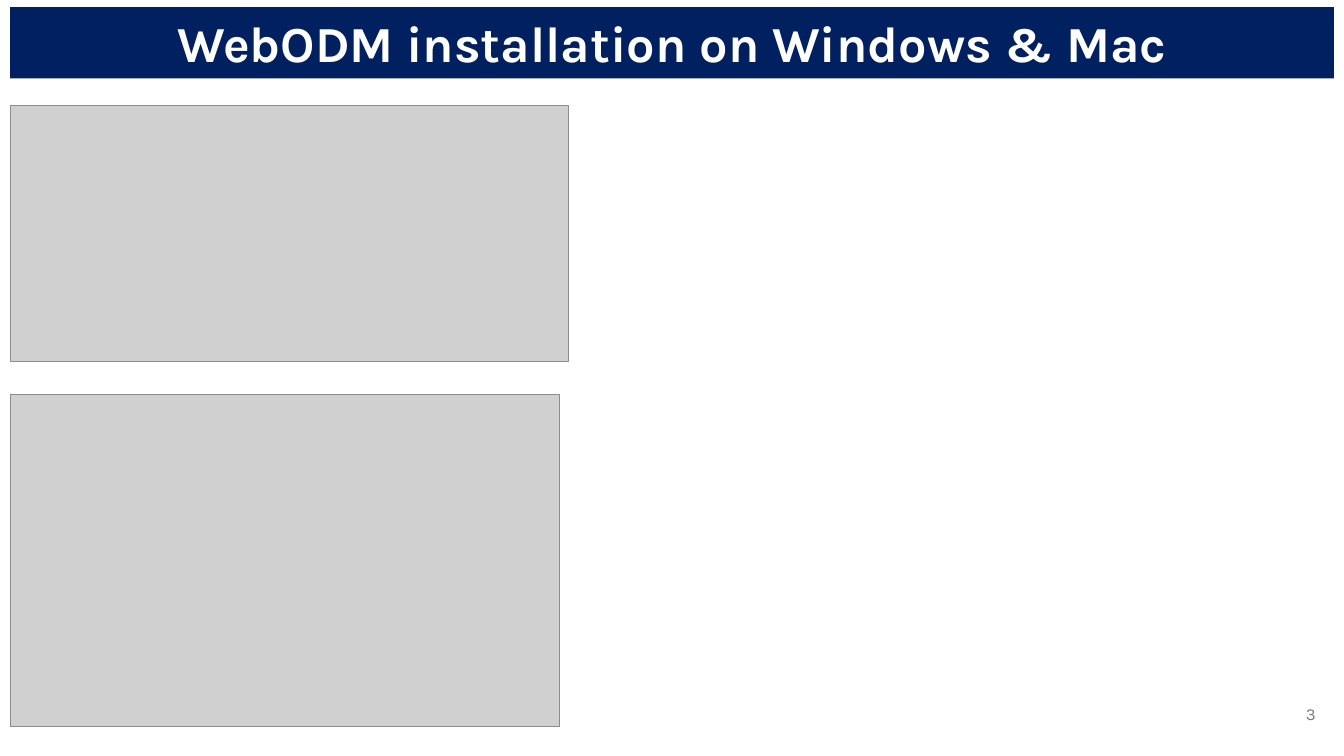
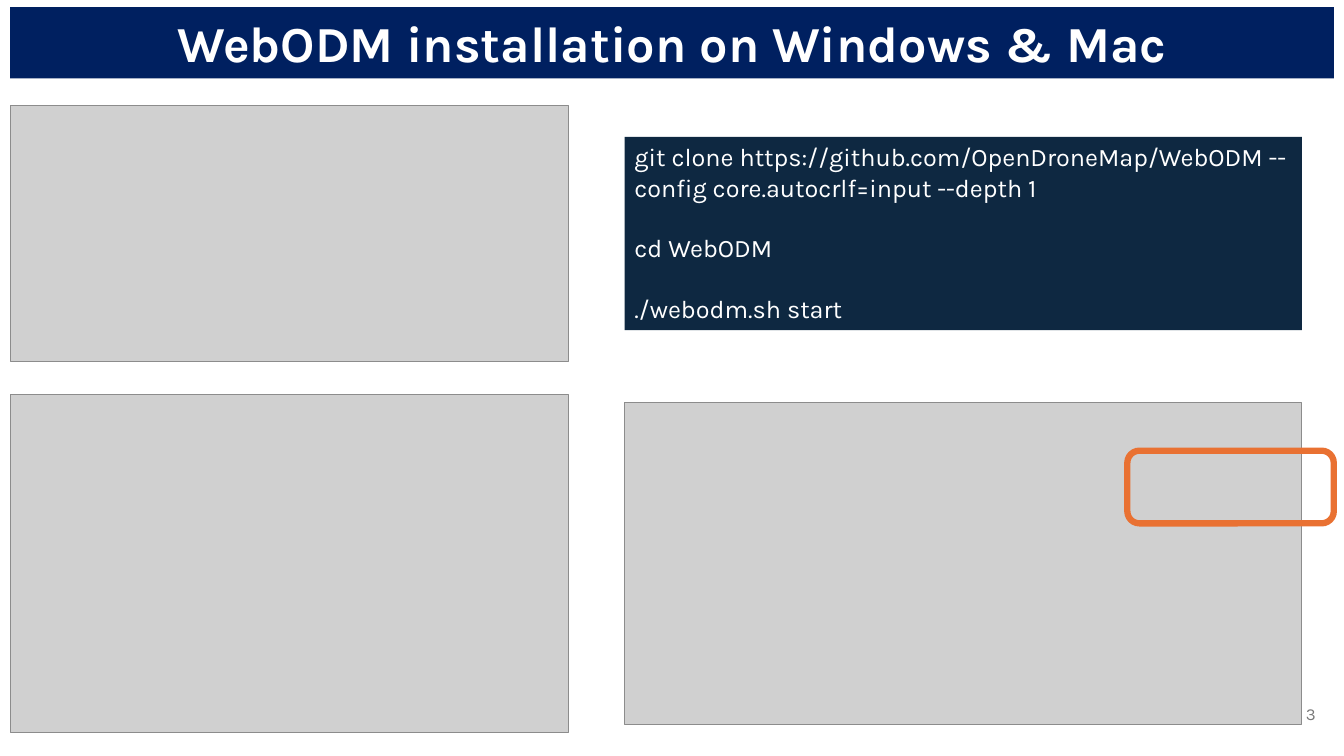
Before and after one commit to Vicellken/UCAS2023_workshop, a slide deck: slide 3 of photommetry_workshop.pptx. Drawn at 1344x756 pixels with LibreOffice and Linux fonts; fonts in the diff are those of the drawing; grey boxes stand for pictures. Boxes give left, top, right and bottom in pixels: in the first picture for what was removed or moved away, otherwise in the second. Text is boxed around its words. In the diff, an @@ line names an element or a change of style, - is before the commit and + after.

```diff
--- a/photommetry_workshop.pptx
+++ b/photommetry_workshop.pptx
@@ rectangle added at (x1=625, y1=137, x2=1303, y2=331), fill #0E2841, 18 pt, text #FFFFFF @@
+git clone https://github.com/OpenDroneMap/WebODM --config core.autocrlf=input --depth 1
+cd WebODM
+./webodm.sh start
@@ picture resized from (x1=10, y1=395, x2=560, y2=727) to (x1=10, y1=395, x2=569, y2=733) @@
@@ picture added at (x1=625, y1=402, x2=1303, y2=724) @@
@@ rounded rectangle added at (x1=1127, y1=451, x2=1334, y2=523), outline #E97132 4.5 pt @@
```
Also in this commit, not shown: 2 other slides changed, 1 slide added, 1 other file.
